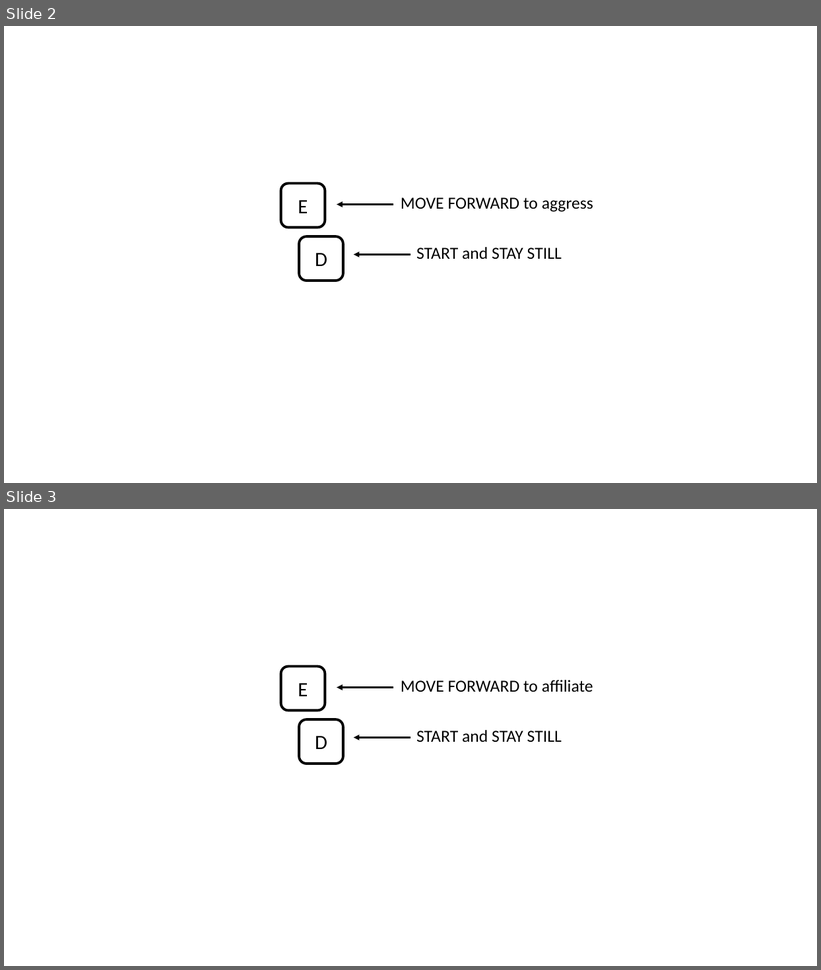
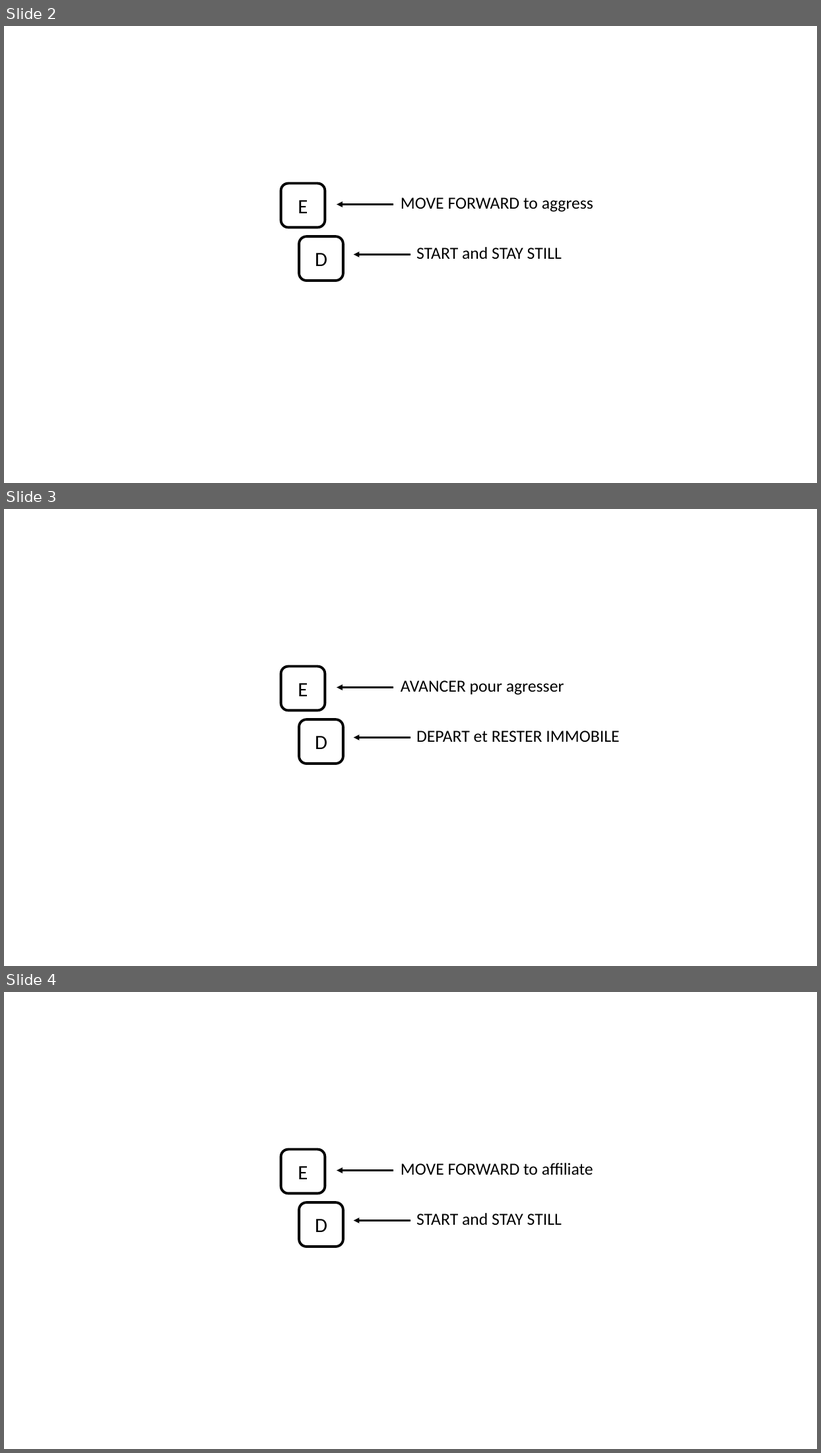
Before and after one commit to marinerougier/RR_Expe2_Part1, a slide deck: media/vaast-keyboard.pptx. Shown one above the other, each under a label of ours: slides 2 and 3 before the commit, slides 2, 3 and 4 after it. The pictures are 821x970 and 821x1453 pixels, drawn with LibreOffice and Linux fonts; fonts in the diff are those of the drawing. Boxes give left, top, right and bottom in pixels: in the first picture for what was removed or moved away, otherwise in the second. Text is boxed around its words. In the diff, an @@ line names an element or a change of style, - is before the commit and + after.

```diff
--- a/media/vaast-keyboard.pptx
+++ b/media/vaast-keyboard.pptx
@@ slide 3 added at box(4, 509, 817, 966), background #FFFFFF @@
@@ group added at box(281, 666, 619, 763): 2 rounded rectangles, 2 arrows, 2 texts @@
+E
+D
+AVANCER pour agresser
+DEPART et RESTER IMMOBILE
@@ what was slide 3 is now slide 4 @@
```
Also in this commit, not shown: 2 other slides added, 5 other files.
